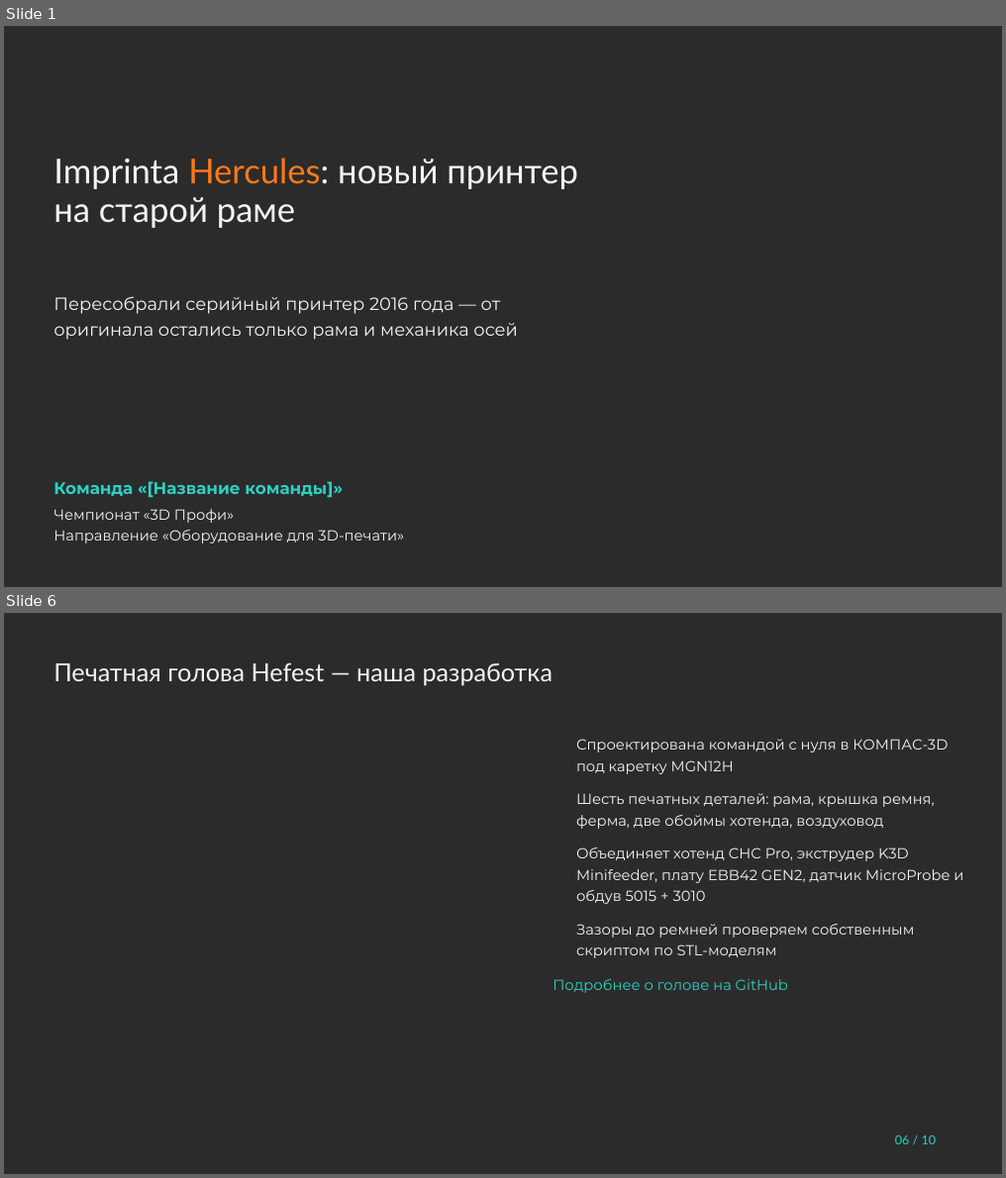
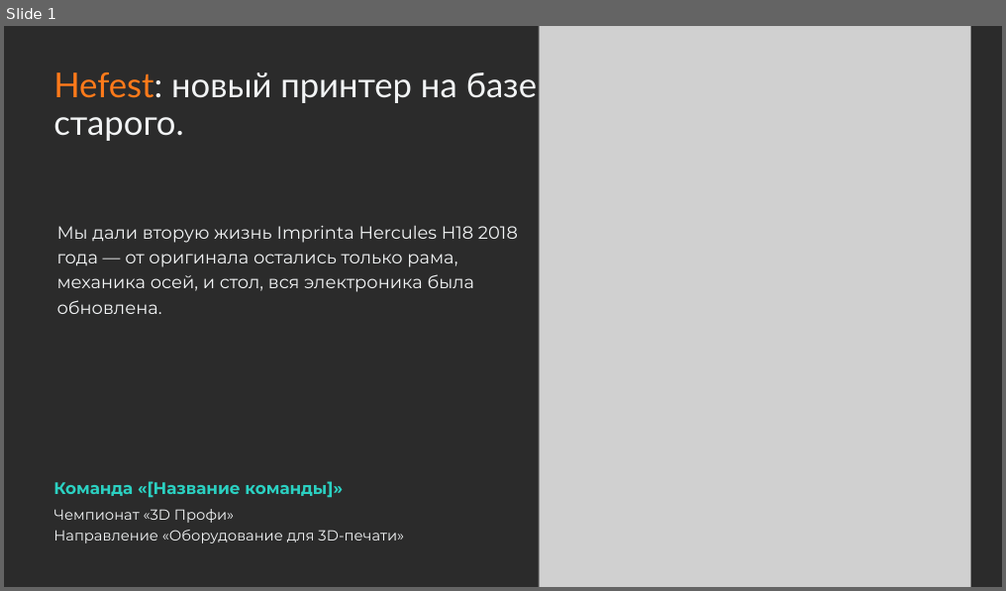
Before and after one commit to pmixay/3d-project, a slide deck: submission/Hercules_prezentaciya.pptx. Shown one above the other, each under a label of ours: slides 1 and 6 before the commit, slide 1 after it; the slides between them are not shown. The pictures are 1006x1178 and 1006x591 pixels, drawn with LibreOffice and Linux fonts; fonts in the diff are those of the drawing; grey boxes stand for pictures; background and template pictures are left out; a plain dark background stands for a picture behind light text. Boxes give left, top, right and bottom in pixels: in the first picture for what was removed or moved away, otherwise in the second. Text is boxed around its words. In the diff, an @@ line names an element or a change of style, - is before the commit and + after.

```diff
--- a/submission/Hercules_prezentaciya.pptx
+++ b/submission/Hercules_prezentaciya.pptx
@@ slide 6 removed at (4, 613, 1002, 1174), background picture (left out) @@
@@ text removed at (54, 663, 552, 686) @@
-Печатная голова Hefest — наша разработка
@@ text removed at (576, 739, 947, 774) @@
-Спроектирована командой с нуля в КОМПАС-3D под каретку MGN12H
@@ text removed at (576, 793, 935, 829) @@
-Шесть печатных деталей: рама, крышка ремня, ферма, две обоймы хотенда, воздуховод
@@ text removed at (576, 848, 963, 904) @@
-Объединяет хотенд CHC Pro, экструдер K3D Minifeeder, плату EBB42 GEN2, датчик MicroProbe и обдув 5015 + 3010
@@ text removed at (576, 924, 914, 959) @@
-Зазоры до ремней проверяем собственным скриптом по STL-моделям
@@ text removed at (552, 979, 788, 993) @@
-Подробнее о голове на GitHub
@@ text removed at (895, 1136, 937, 1145) @@
-06 / 10
@@ slide 1 changed as well @@
@@ picture added at (539, 26, 970, 587) @@
@@ text at (54, 73, 537, 141): text changed @@
-Imprinta Hercules: новый принтер на старой раме
+Hefest: новый принтер на базе старого.
@@ text at (57, 226, 518, 292): text changed @@
-Пересобрали серийный принтер 2016 года — от оригинала остались только рама и механика осей
+Мы дали вторую жизнь Imprinta Hercules H18 2018 года — от оригинала остались только рама, механика осей, и стол, вся электроника была обновлена.
```
Also in this commit, not shown: 7 other slides changed, 1 slide added, 1 other slide removed, 8 other files.
